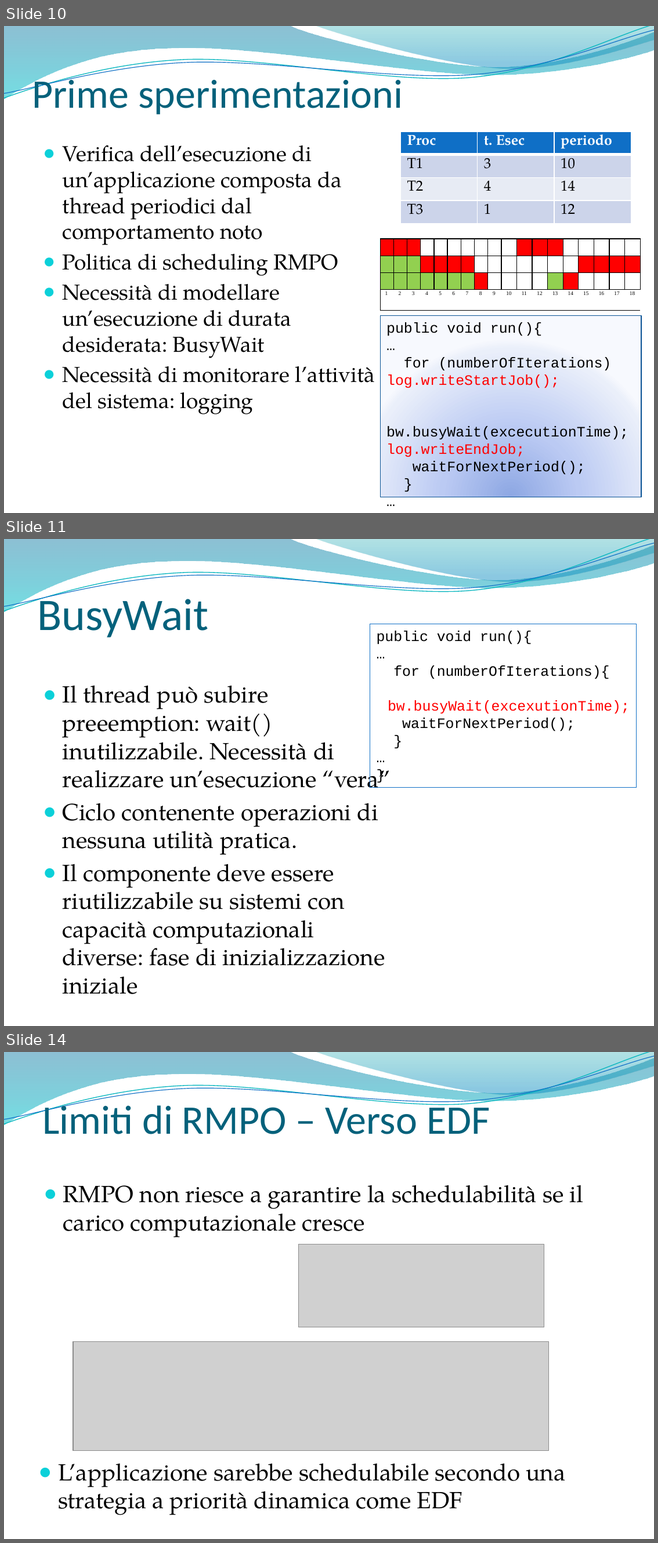
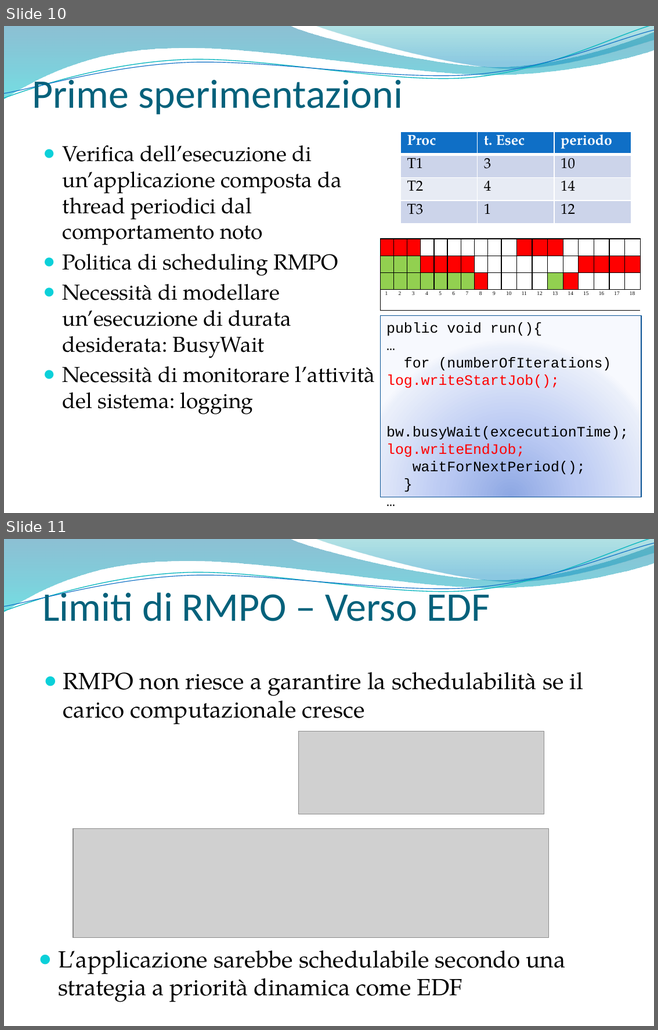
Before and after one commit to marconanni/provejavarealtime, a slide deck: SolarisNetBeansProjects/parti tesi/bozza presentazione.pptx. Shown one above the other, each under a label of ours: slides 10, 11 and 14 before the commit, slides 10 and 11 after it; the slides between them are not shown. The pictures are 658x1543 and 658x1030 pixels, drawn with LibreOffice and Linux fonts; fonts in the diff are those of the drawing; grey boxes stand for pictures; background and template pictures are left out. Boxes give left, top, right and bottom in pixels: in the first picture for what was removed or moved away, otherwise in the second. Text is boxed around its words. In the diff, an @@ line names an element or a change of style, - is before the commit and + after.

```diff
--- a/SolarisNetBeansProjects/parti tesi/bozza presentazione.pptx
+++ b/SolarisNetBeansProjects/parti tesi/bozza presentazione.pptx
@@ slide 11 removed at <box>4,539,654,1026</box>, background picture (left out); not listed: 4 template elements that a slide beside it also shows @@
@@ title removed at <box>37,593,208,638</box> @@
-BusyWait
@@ rectangle removed at <box>370,624,636,788</box> @@
-public void run(){
-…
-for (numberOfIterations){
-bw.busyWait(excexutionTime);
-waitForNextPeriod();
-}
-…
-}
@@ text removed at <box>63,685,390,994</box> @@
-● Il thread può subire preeemption: wait() inutilizzabile. Necessità di realizzare un’esecuzione “vera”
-● Ciclo contenente operazioni di nessuna utilità pratica.
-● Il componente deve essere riutilizzabile su sistemi con capacità computazionali diverse: fase di inizializzazione iniziale
@@ what was slide 14 is now slide 11 @@
```
Also in this commit, not shown: 7 slides changed, 2 other slides removed.
